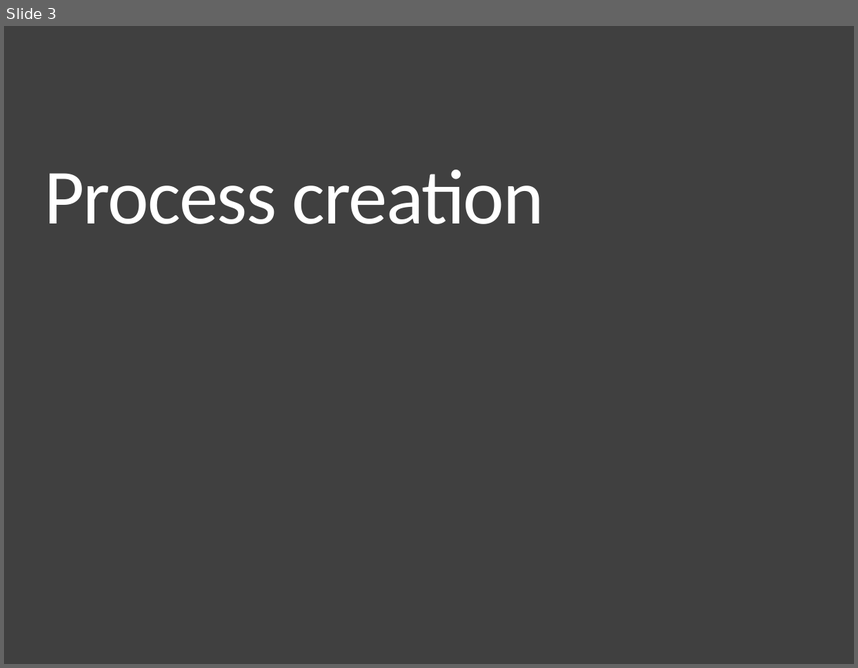
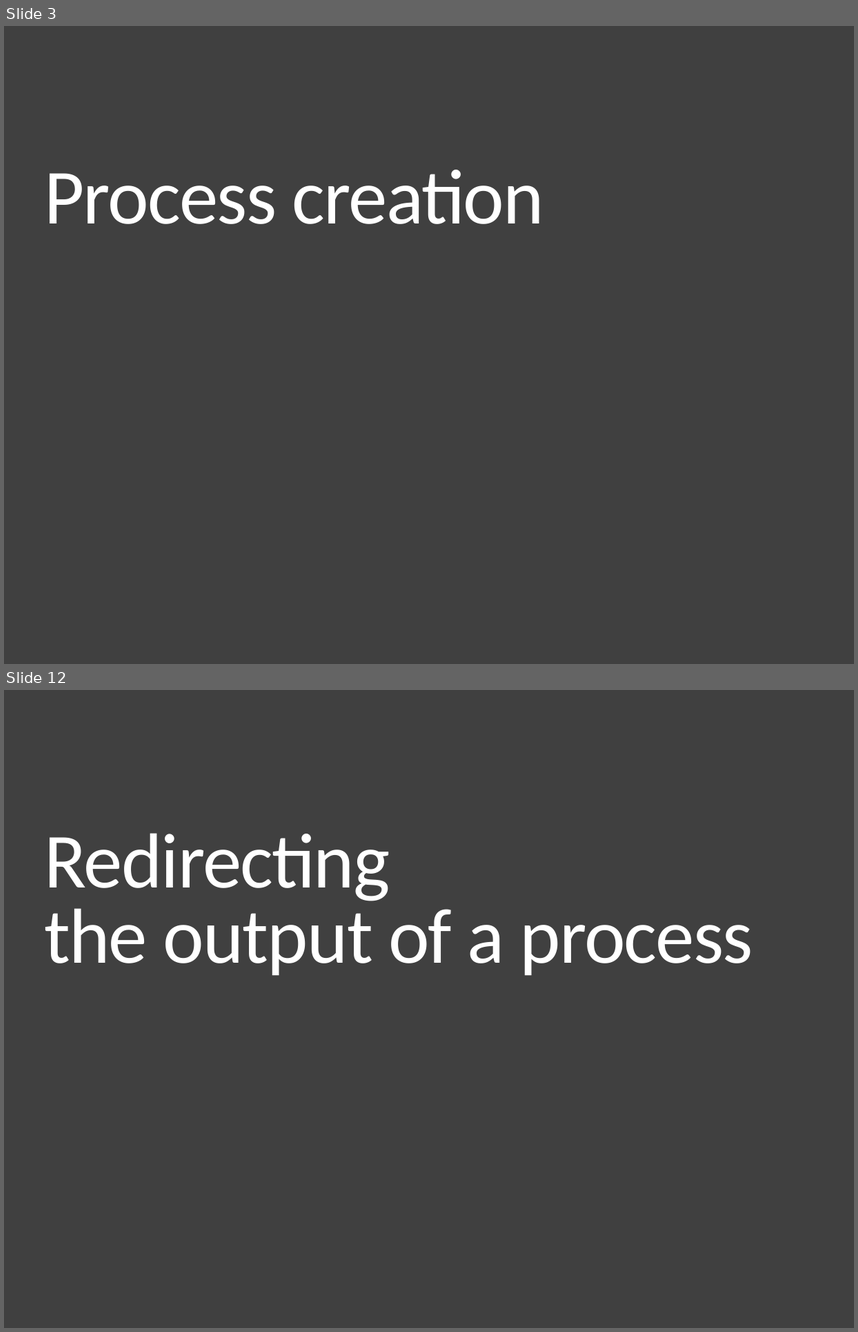
Before and after one commit to CattoAJ/MC504-2018s2, a slide deck: notebooks/nb180808/MC504-2018s2-T02-The_Process_API.pptx. Shown one above the other, each under a label of ours: slide 3 before the commit, slides 3 and 12 after it; the slides between them are not shown. The pictures are 858x668 and 858x1332 pixels, drawn with LibreOffice and Linux fonts; fonts in the diff are those of the drawing. Boxes give left, top, right and bottom in pixels: in the first picture for what was removed or moved away, otherwise in the second. Text is boxed around its words. In the diff, an @@ line names an element or a change of style, - is before the commit and + after.

```diff
--- a/notebooks/nb180808/MC504-2018s2-T02-The_Process_API.pptx
+++ b/notebooks/nb180808/MC504-2018s2-T02-The_Process_API.pptx
@@ slide 12 added at box(4, 690, 854, 1328), background #404040 @@
@@ title added at box(44, 833, 753, 975), 66 pt, text #FFFFFF @@
+Redirecting
+the output of a process
```
Also in this commit, not shown: 2 slides changed, 9 other slides added, 2 slides removed, 6 other files.
